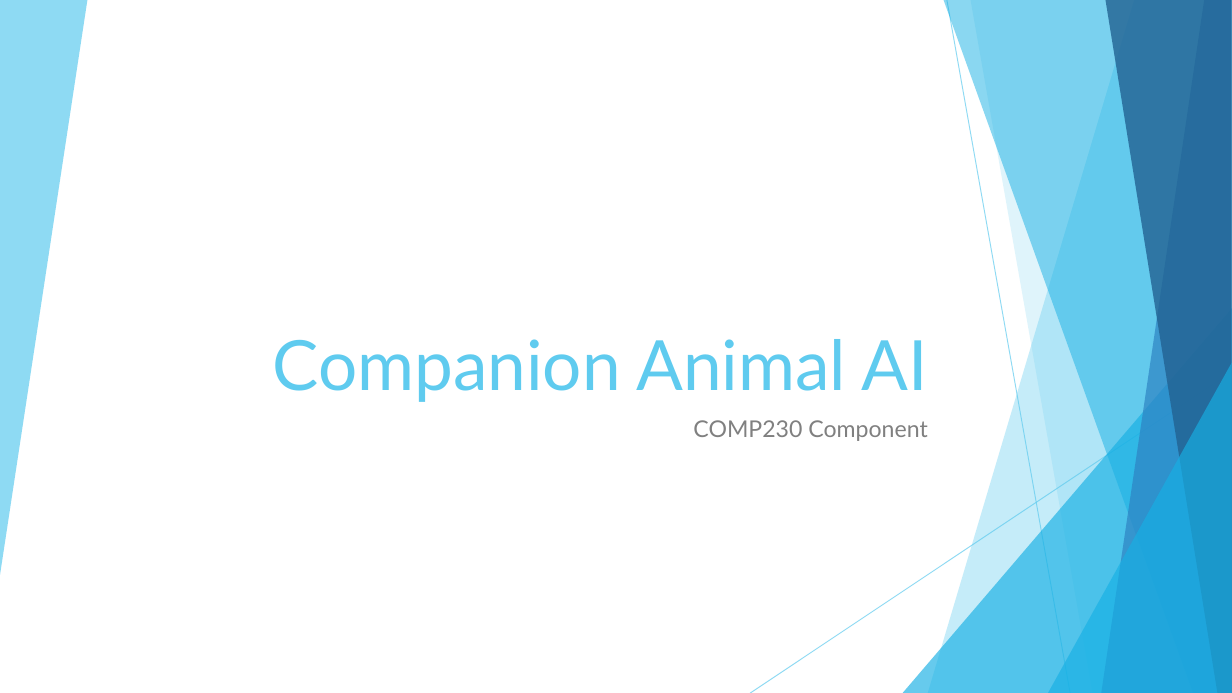
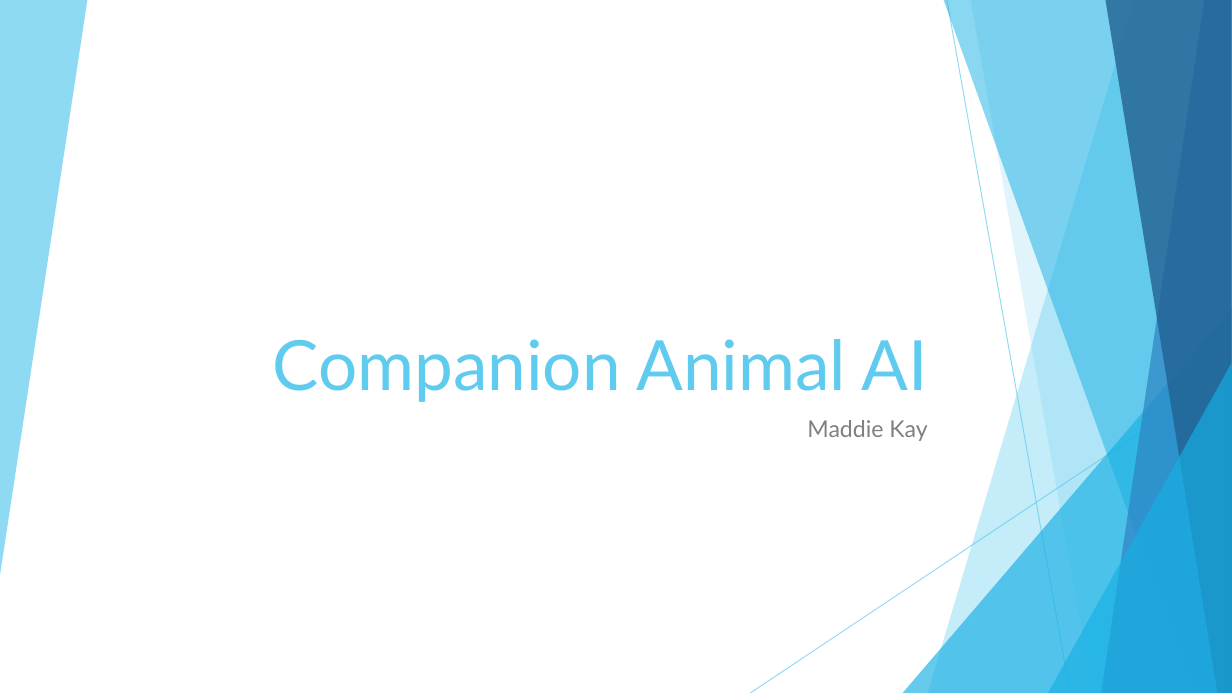
Before and after one commit to MaddieK19/comp230-pre-production, a slide deck: slide 8 of Proposal/Slides.pptx (slide 3 before the commit). Drawn at 1232x693 pixels with LibreOffice and Linux fonts; fonts in the diff are those of the drawing. Boxes give left, top, right and bottom in pixels: in the first picture for what was removed or moved away, otherwise in the second. Text is boxed around its words. In the diff, an @@ line names an element or a change of style, - is before the commit and + after.

```diff
--- a/Proposal/Slides.pptx
+++ b/Proposal/Slides.pptx
@@ subtitle at (807, 420, 927, 441): text changed @@
-COMP230 Component
+Maddie Kay
```
Also in this commit, not shown: 2 other slides changed, 8 slides added, 1 slide removed, 3 other files.
